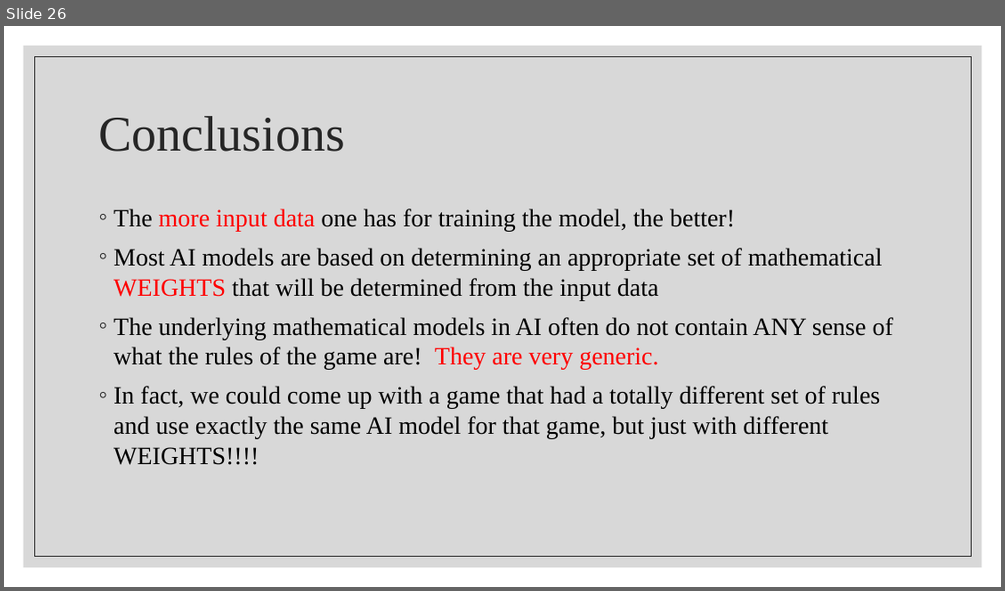
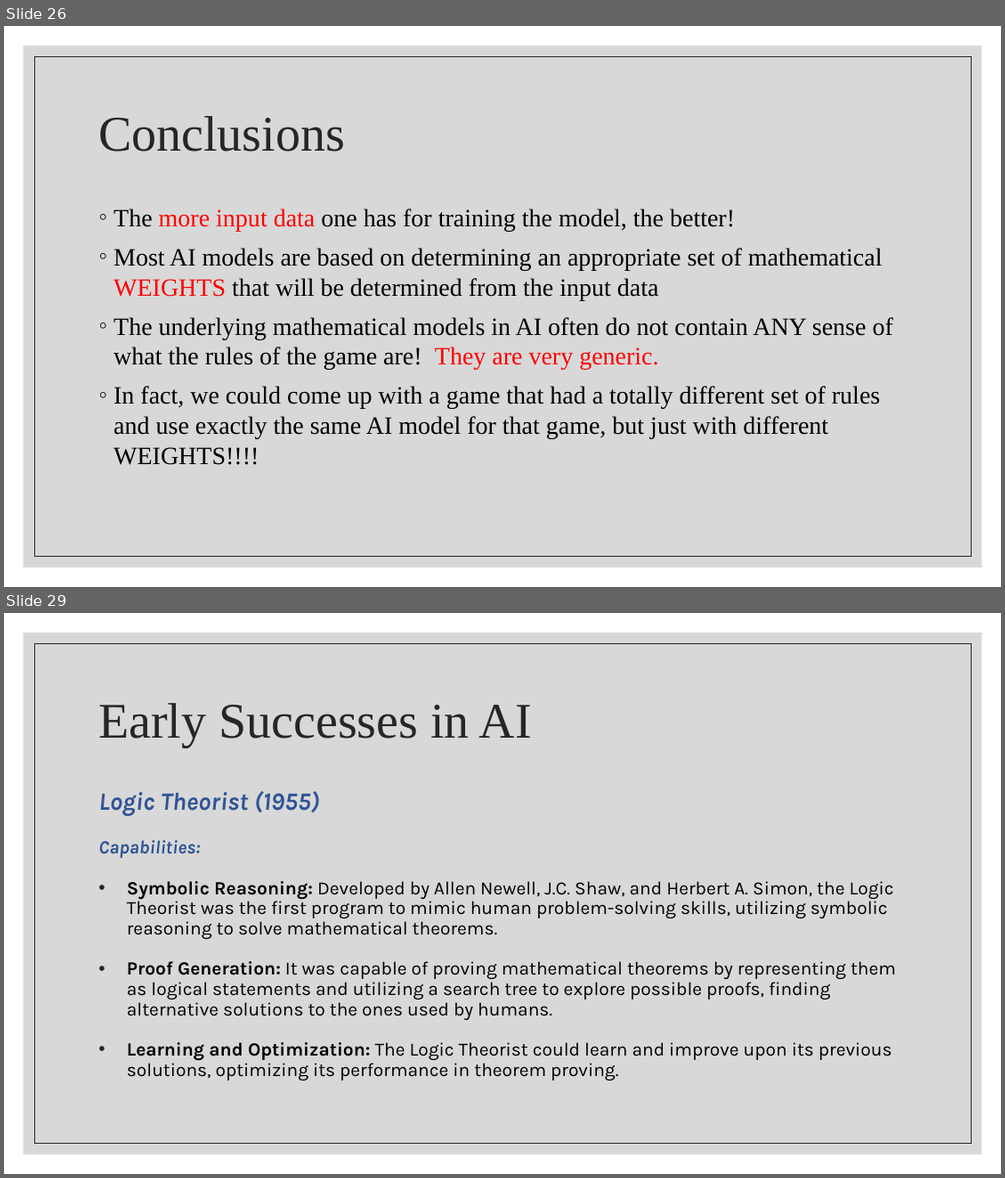
Before and after one commit to wutmeownow/phys441, a slide deck: JupyterNotebooks/LLS/Lecture3.pptx. Shown one above the other, each under a label of ours: slide 26 before the commit, slides 26 and 29 after it; the slides between them are not shown. The pictures are 1005x591 and 1005x1178 pixels, drawn with LibreOffice and Linux fonts; fonts in the diff are those of the drawing. Boxes give left, top, right and bottom in pixels: in the first picture for what was removed or moved away, otherwise in the second. Text is boxed around its words. In the diff, an @@ line names an element or a change of style, - is before the commit and + after.

```diff
--- a/JupyterNotebooks/LLS/Lecture3.pptx
+++ b/JupyterNotebooks/LLS/Lecture3.pptx
@@ slide 29 added at (4,613,1001,1174), background #FFFFFF; not listed: 2 template elements that a slide beside it also shows @@
@@ title added at (98,703,532,747), 48 pt, text #262626 @@
+Early Successes in AI
@@ text added at (98,791,896,1080), 18 pt, text #000000 @@
+Logic Theorist (1955)
+Capabilities:
+• Symbolic Reasoning: Developed by Allen Newell, J.C. Shaw, and Herbert A. Simon, the Logic Theorist was the first program to mimic human problem-solving skills, utilizing symbolic reasoning to solve mathematical theorems.
+• Proof Generation: It was capable of proving mathematical theorems by representing them as logical statements and utilizing a search tree to explore possible proofs, finding alternative solutions to the ones used by humans.
+• Learning and Optimization: The Logic Theorist could learn and improve upon its previous solutions, optimizing its performance in theorem proving.
```
Also in this commit, not shown: 7 other slides added, 1 other file.
